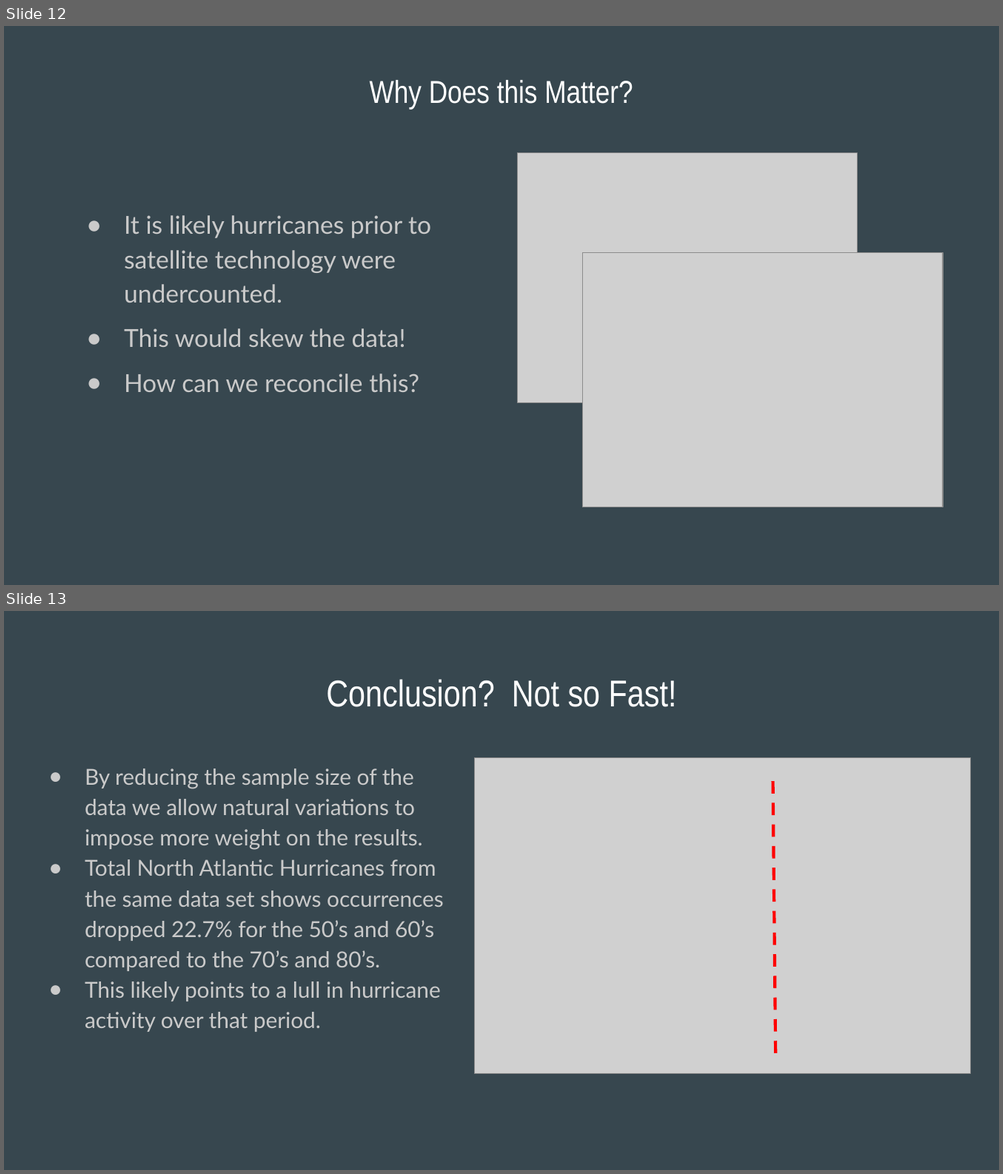
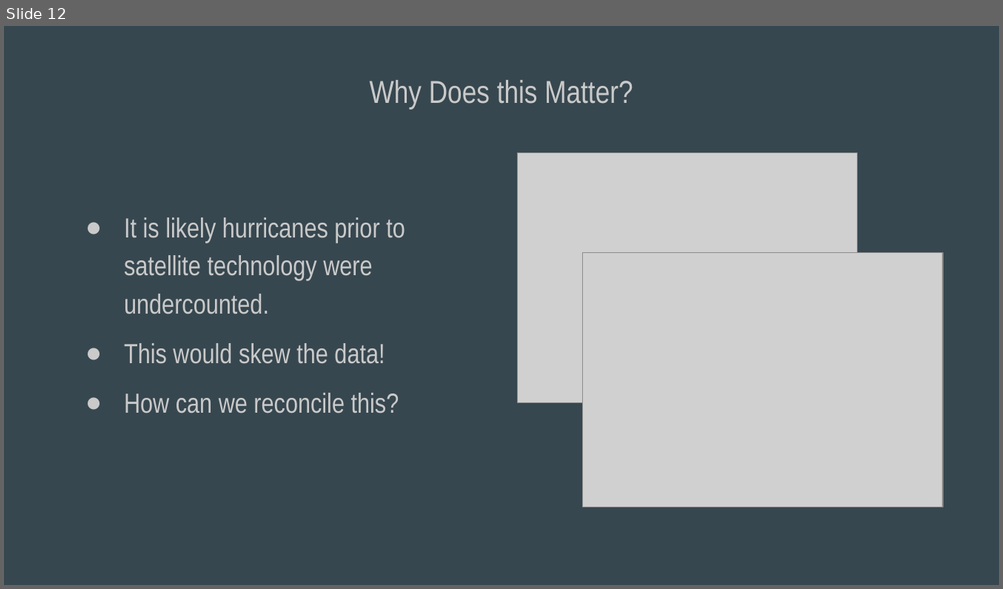
Before and after one commit to cwittmaack12/HurricaneProject, a slide deck: Historical Hurricane Analysis (1).pptx. Shown one above the other, each under a label of ours: slides 12 and 13 before the commit, slide 12 after it. The pictures are 1003x1174 and 1003x589 pixels, drawn with LibreOffice and Linux fonts; fonts in the diff are those of the drawing; grey boxes stand for pictures. Boxes give left, top, right and bottom in pixels: in the first picture for what was removed or moved away, otherwise in the second. Text is boxed around its words. In the diff, an @@ line names an element or a change of style, - is before the commit and + after.

```diff
--- a/Historical Hurricane Analysis (1).pptx
+++ b/Historical Hurricane Analysis (1).pptx
@@ slide 13 removed at [4,611,999,1170], background #37474F @@
@@ title removed at [326,679,677,707] @@
-Conclusion? Not so Fast!
@@ picture removed at [475,758,970,1073] @@
@@ text removed at [85,769,444,1032] @@
-● By reducing the sample size of the data we allow natural variations to impose more weight on the results.
-● Total North Atlantic Hurricanes from the same data set shows occurrences dropped 22.7% for the 50’s and 60’s compared to the 70’s and 80’s.
-● This likely points to a lull in hurricane activity over that period.
@@ line removed from (773, 781) to (775, 1054) @@
@@ slide 12 changed as well @@
@@ title "Why Does this Matter?" at [370,80,632,110]: text colour #FFFFFF to #CACACA @@
@@ text "It is likely hurricanes prior ..." at [124,218,405,414]: size 18 to 20 pt, font Lato to Arial Narrow; indent changed @@
```
Also in this commit, not shown: 11 other slides changed, 5 slides added, 6 other slides removed, 7 other files.
